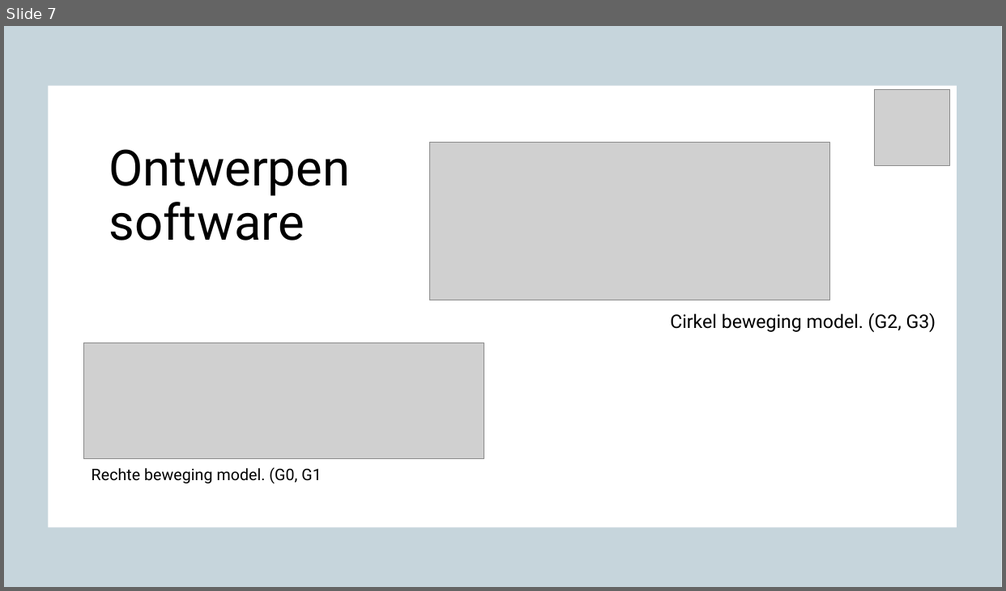
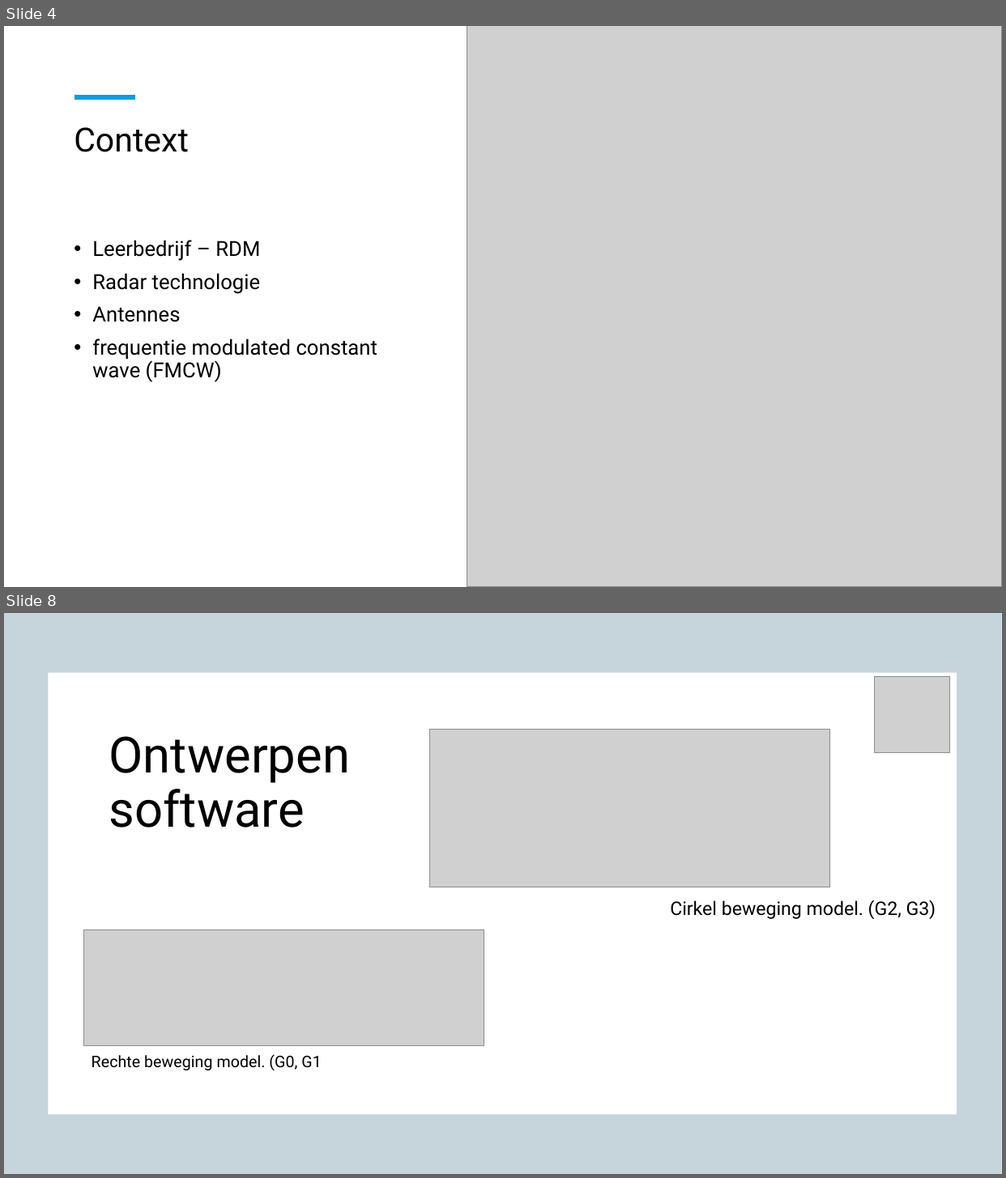
Before and after one commit to OlafGoud/Freesbank, a slide deck: documentatie/Presentaties/95presentatie.pptx. Shown one above the other, each under a label of ours: slide 7 before the commit, slides 4 and 8 after it; the slides between them are not shown. The pictures are 1006x591 and 1006x1178 pixels, drawn with LibreOffice and Linux fonts; fonts in the diff are those of the drawing; grey boxes stand for pictures; background and template pictures are left out. Boxes give left, top, right and bottom in pixels: in the first picture for what was removed or moved away, otherwise in the second. Text is boxed around its words. In the diff, an @@ line names an element or a change of style, - is before the commit and + after.

```diff
--- a/documentatie/Presentaties/95presentatie.pptx
+++ b/documentatie/Presentaties/95presentatie.pptx
@@ slide 4 added at (4,26,1002,587), background #FFFFFF @@
@@ picture added at (467,26,1002,587) @@
@@ line added from (75, 97) to (135, 97), #0F9ED5 4.5 pt @@
@@ title added at (74,127,189,152), 32 pt, text #000000 @@
+Context
@@ text added at (92,240,377,382), 20 pt, text #000000 @@
+• Leerbedrijf – RDM
+• Radar technologie
+• Antennes
+• frequentie modulated constant wave (FMCW)
@@ what was slide 7 is now slide 8 @@
```
Also in this commit, not shown: 3 slides changed, 9 other slides added, 5 slides removed, 5 other files.
